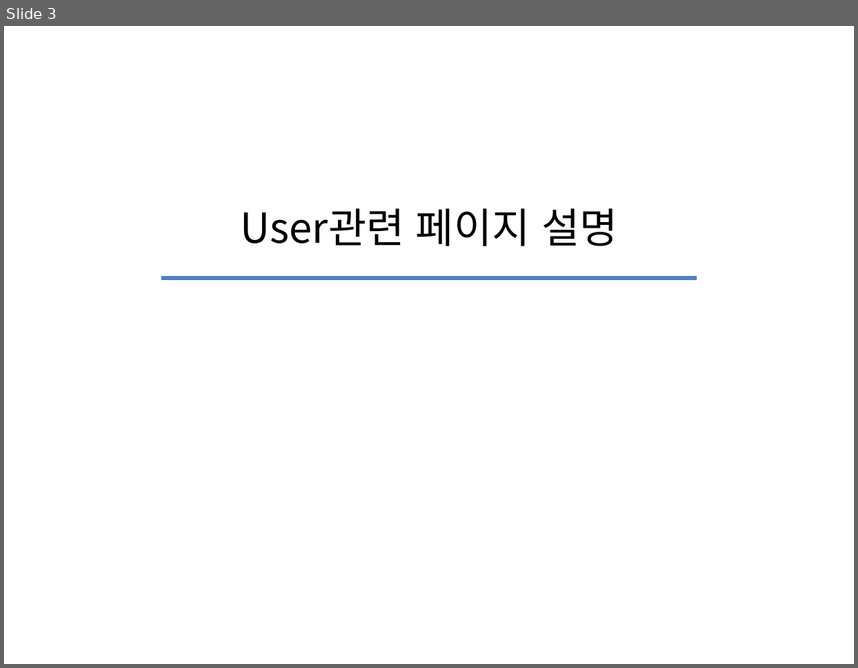
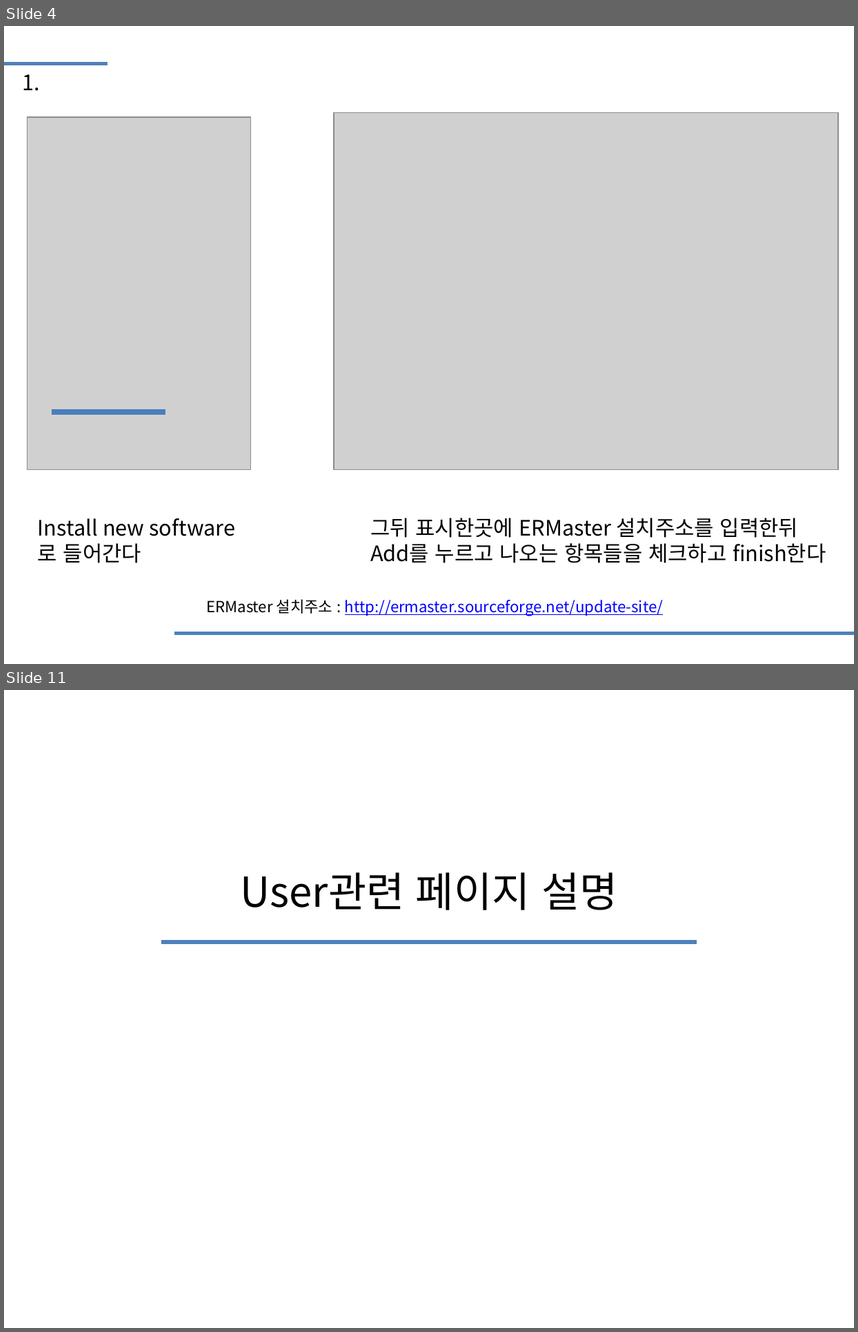
Before and after one commit to moon70717/iot_spring, a slide deck: iot_spring2/src/main/webapp/WEB-INF/views/db/main/iot_study2.pptx. Shown one above the other, each under a label of ours: slide 3 before the commit, slides 4 and 11 after it; the slides between them are not shown. The pictures are 858x668 and 858x1332 pixels, drawn with LibreOffice and Linux fonts; fonts in the diff are those of the drawing; grey boxes stand for pictures. Boxes give left, top, right and bottom in pixels: in the first picture for what was removed or moved away, otherwise in the second. Text is boxed around its words. In the diff, an @@ line names an element or a change of style, - is before the commit and + after.

```diff
--- a/iot_spring2/src/main/webapp/WEB-INF/views/db/main/iot_study2.pptx
+++ b/iot_spring2/src/main/webapp/WEB-INF/views/db/main/iot_study2.pptx
@@ slide 4 added at (x1=4, y1=26, x2=854, y2=664), background #FFFFFF @@
@@ line added from (4, 63) to (107, 63), #4F81BD 3 pt @@
@@ text added at (x1=23, y1=74, x2=41, y2=91), 18 pt, text #000000 @@
+1.
@@ picture added at (x1=27, y1=117, x2=252, y2=470) @@
@@ picture added at (x1=334, y1=113, x2=838, y2=470) @@
@@ line added from (52, 412) to (165, 412), #4B7EBC 4.5 pt @@
@@ text added at (x1=38, y1=518, x2=236, y2=563), 18 pt, text #000000 @@
+Install new software
+로 들어간다
@@ text added at (x1=370, y1=517, x2=826, y2=563), 18 pt, text #000000 @@
+그뒤 표시한곳에 ERMaster 설치주소를 입력한뒤
+Add를 누르고 나오는 항목들을 체크하고 finish한다
@@ text added at (x1=206, y1=599, x2=663, y2=615), 13 pt, text #0000FF, underline @@
+ERMaster 설치주소 : http://ermaster.sourceforge.net/update-site/
@@ line added from (175, 633) to (854, 633), #4F81BD 3 pt @@
@@ what was slide 3 is now slide 11 @@
```
Also in this commit, not shown: 1 slide changed, 8 other slides added, 1 slide removed, 6 other files.
